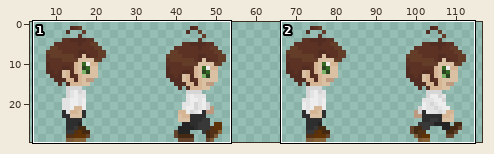
Two states of a sprite sheet, GamJamDydy/Assets/Sprites/protaRight.png. Above: a wide view before the commit, with the close-up outlined.
Close-up. First the earlier version:
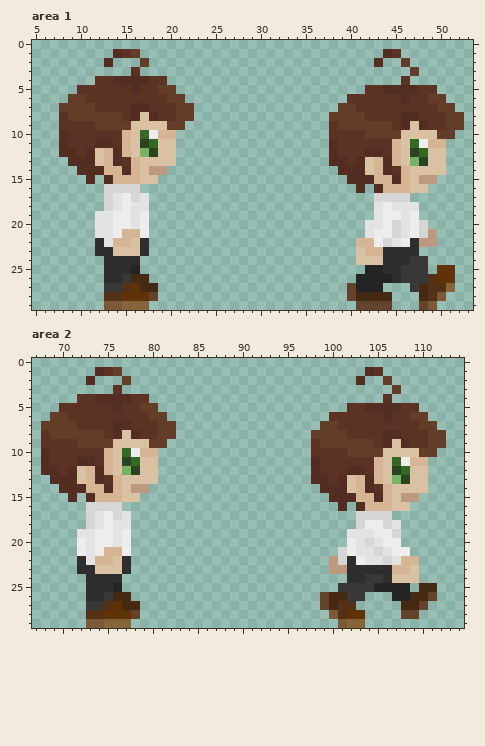
The file is 120x30 pixels. Shown: area 1: x 5..53, y 0..29; area 2: x 67..114, y 0..29. The wide view leaves out empty margins.
After:
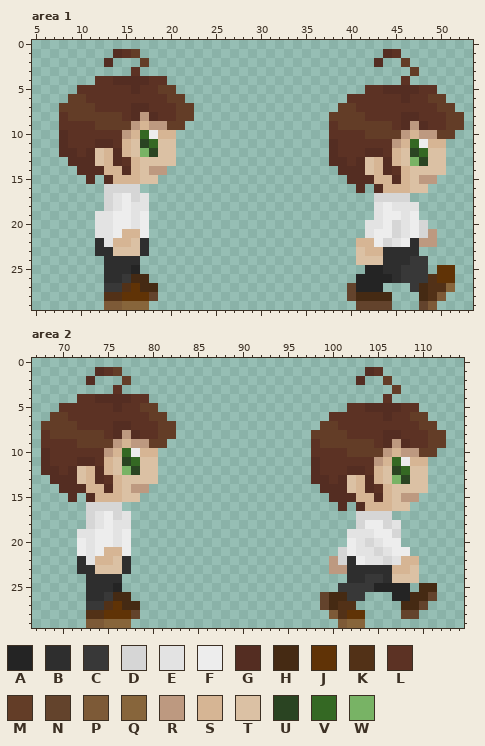
Palette (. is transparent): A #242424  B #2e2e2e  C #383838  D #d6d6d6  E #e3e3e3  F #ededed  G #542d22  H #452a13  J #603306  K #523117  L #5c3224  M #633d27  N #63432c  P #7d5a37  Q #87653b  R #bd9980  S #d6b594  T #dbc1a4  U #2a4422  V #346823  W #78b365
The edit:
Area 1:
y 8: x 17 T -> R
y 9: x 16..19 TTTT -> RSRR; x 47 T -> R
y 10: x 15..16 ST -> RS; x 46..49 TTTT -> RSRR
y 11: x 45..46 ST -> RS
Area 2:
y 8: x 77 T -> R
y 9: x 76..79 TTTT -> RSRR; x 107 T -> R
y 10: x 75..76 ST -> RS; x 106..109 TTTT -> RSRR
y 11: x 105..106 ST -> RS
